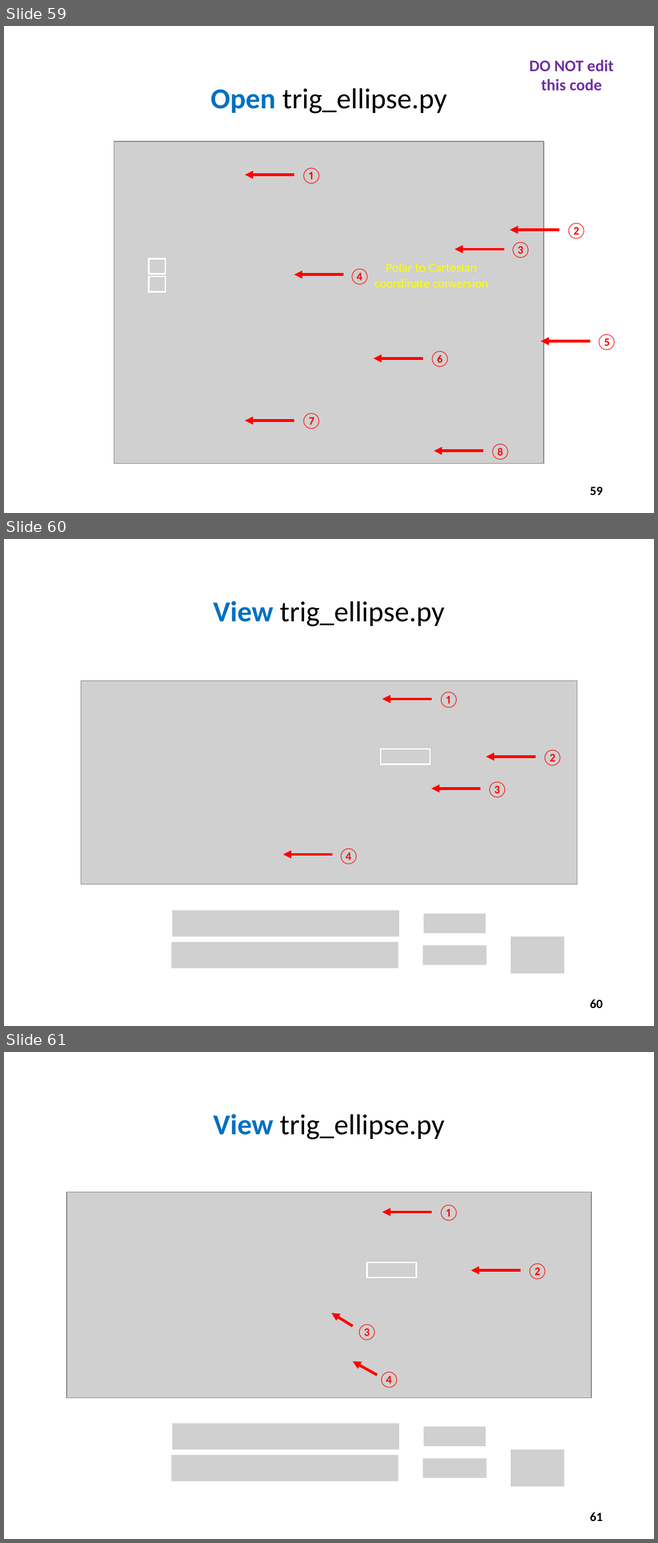
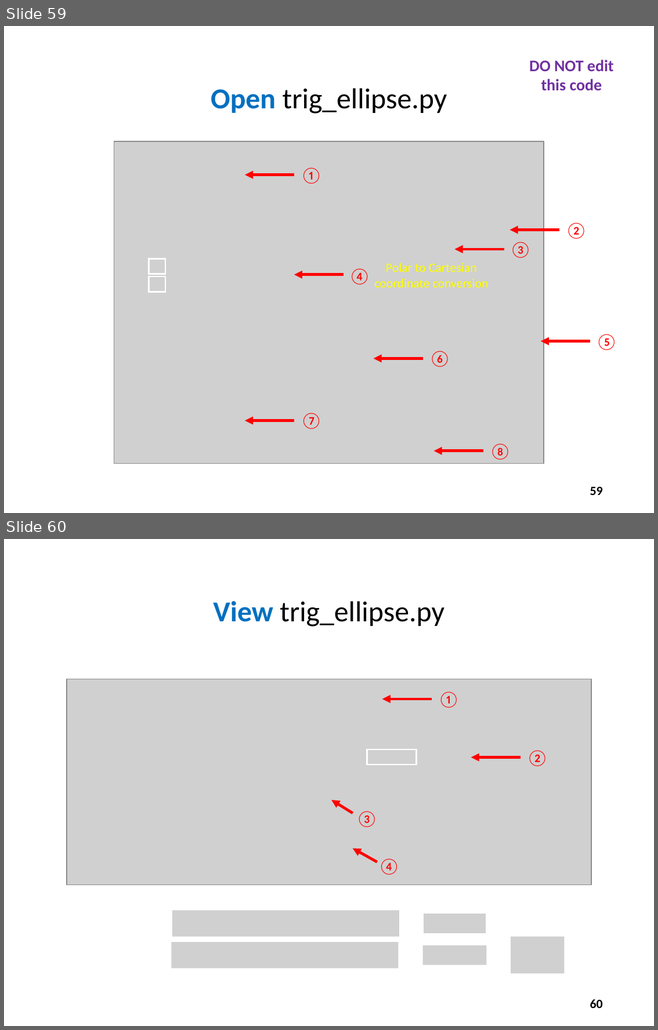
Before and after one commit to dbiersach/scicomp101, a slide deck: Session 07 - Trigonometry and Polar Graphs/Session 07 - Trigonometry and Polar Graphs.pptx. Shown one above the other, each under a label of ours: slides 59, 60 and 61 before the commit, slides 59 and 60 after it. The pictures are 658x1543 and 658x1030 pixels, drawn with LibreOffice and Linux fonts; fonts in the diff are those of the drawing; grey boxes stand for pictures. Boxes give left, top, right and bottom in pixels: in the first picture for what was removed or moved away, otherwise in the second. Text is boxed around its words. In the diff, an @@ line names an element or a change of style, - is before the commit and + after.

```diff
--- a/Session 07 - Trigonometry and Polar Graphs/Session 07 - Trigonometry and Polar Graphs.pptx
+++ b/Session 07 - Trigonometry and Polar Graphs/Session 07 - Trigonometry and Polar Graphs.pptx
@@ slide 60 removed at [4, 539, 654, 1026], background #FFFFFF @@
@@ title removed at [213, 601, 444, 627] @@
-View trig_ellipse.py
@@ picture removed at [81, 681, 576, 885] @@
@@ text removed at [438, 692, 459, 708] @@
-①
@@ arrow removed from (431, 699) to (382, 699) @@
@@ rectangle removed at [381, 749, 430, 765] @@
@@ arrow removed from (535, 756) to (486, 756) @@
@@ text removed at [542, 750, 563, 766] @@
-②
@@ text removed at [486, 781, 507, 798] @@
-③
@@ arrow removed from (480, 788) to (431, 788) @@
@@ text removed at [338, 848, 359, 864] @@
-④
@@ arrow removed from (332, 855) to (282, 855) @@
@@ picture removed at [172, 911, 399, 936] @@
@@ picture removed at [424, 914, 485, 933] @@
@@ picture removed at [511, 936, 564, 973] @@
@@ picture removed at [172, 943, 398, 968] @@
@@ picture removed at [422, 946, 486, 965] @@
@@ page number removed at [590, 1000, 603, 1008] @@
-60
@@ what was slide 61 is now slide 60 @@
@@ page number at [590, 1000, 603, 1008]: text changed @@
-61
+60
```
Also in this commit, not shown: 1 slide changed.
